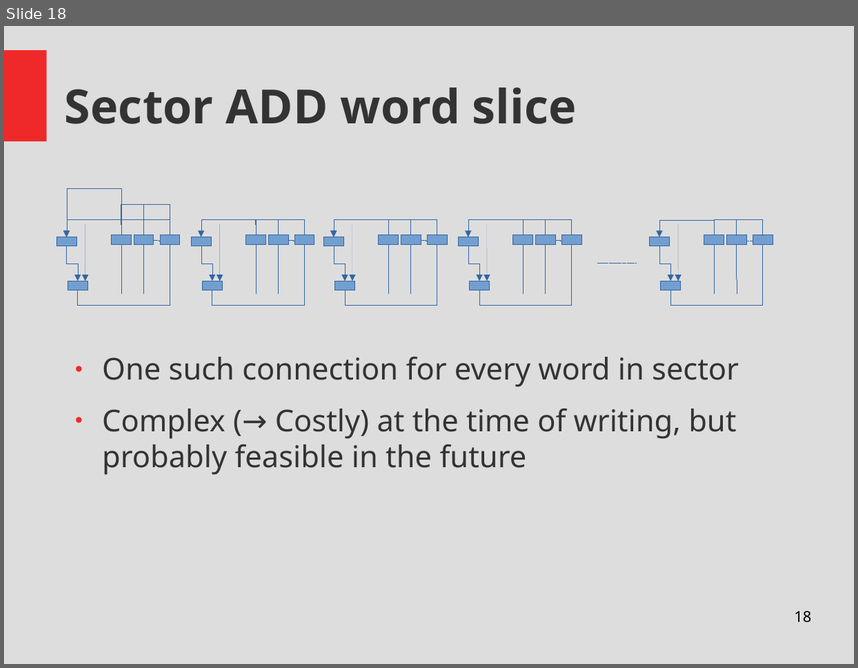
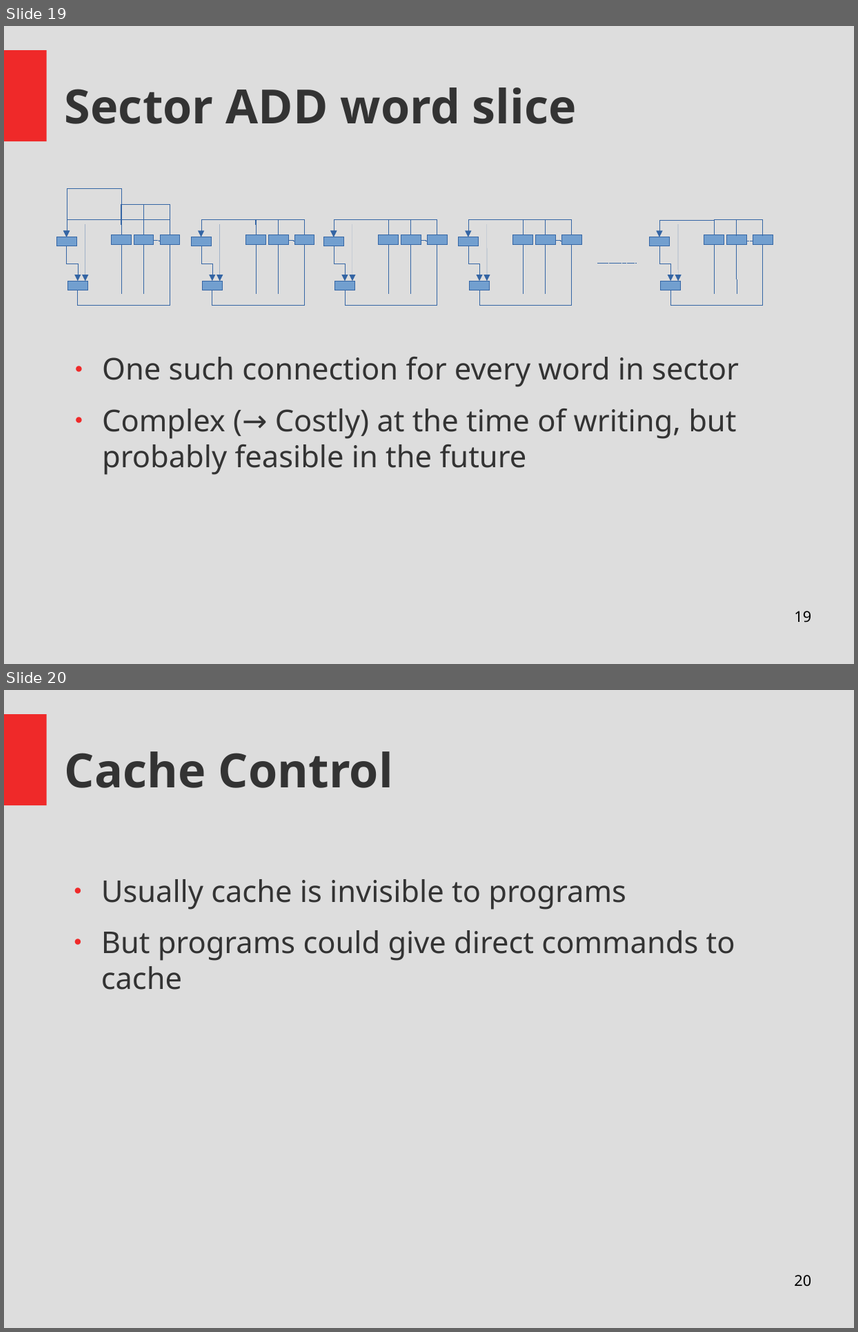
Before and after one commit to Thapep/PPS, a slide deck: inmemory/In Memory Processing Presentation.odp. Shown one above the other, each under a label of ours: slide 18 before the commit, slides 19 and 20 after it. The pictures are 858x668 and 858x1332 pixels, drawn with LibreOffice and Linux fonts; fonts in the diff are those of the drawing. Boxes give left, top, right and bottom in pixels: in the first picture for what was removed or moved away, otherwise in the second. Text is boxed around its words. In the diff, an @@ line names an element or a change of style, - is before the commit and + after.

```diff
--- a/inmemory/In Memory Processing Presentation.odp
+++ b/inmemory/In Memory Processing Presentation.odp
@@ slide 20 added at [4,690,854,1328], background #DDDDDD; not listed: 1 template element that a slide beside it also shows @@
@@ title added at [65,751,393,788], 44 pt, text #333333, bold @@
+Cache Control
@@ text added at [101,879,735,989], 28 pt, text #333333 @@
+● Usually cache is invisible to programs
+● But programs could give direct commands to cache
@@ page number added at [794,1274,811,1285], 14 pt, text #000000 @@
+20
@@ what was slide 18 is now slide 19 @@
@@ page number at [794,610,811,622]: text changed @@
-18
+19
```
Also in this commit, not shown: 10 slides changed, 4 other slides added, 1 other file.
